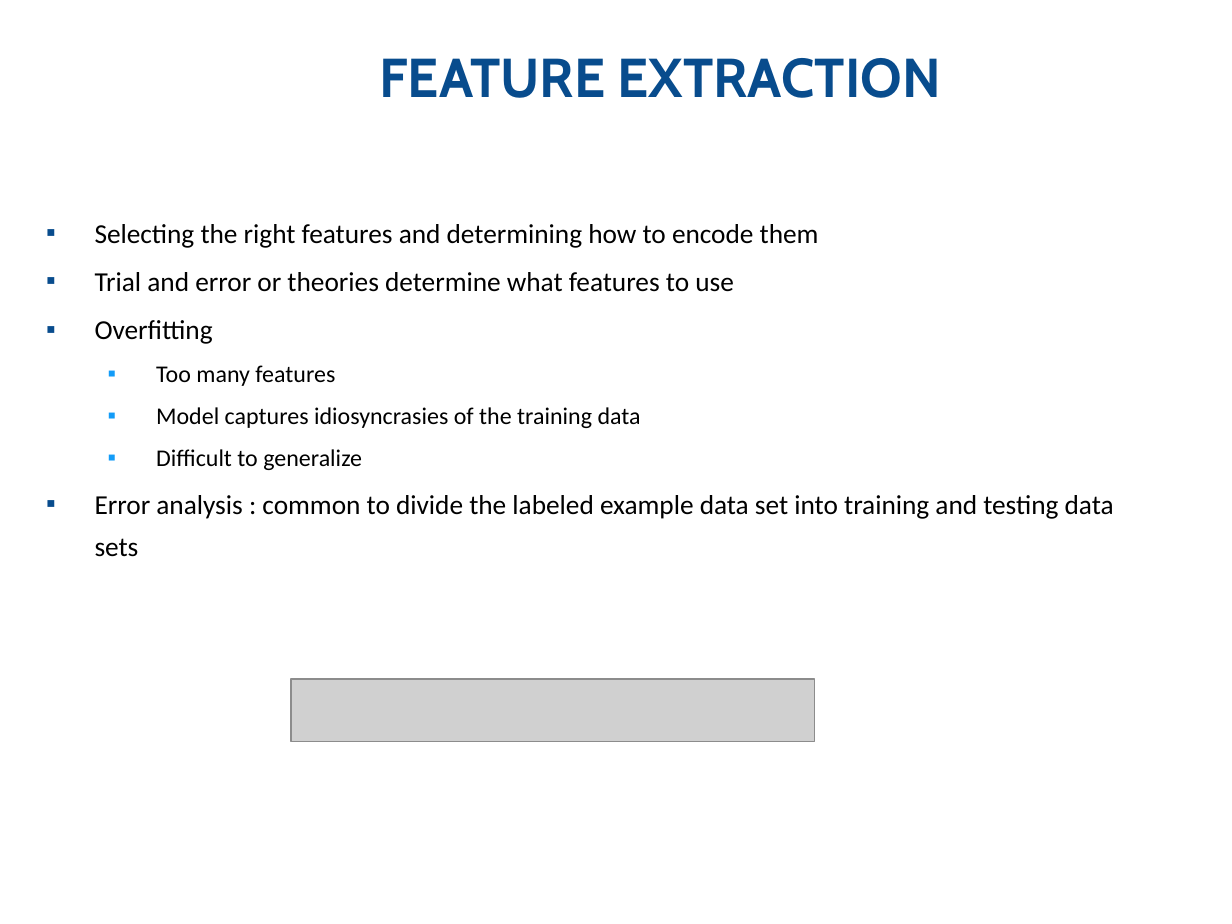
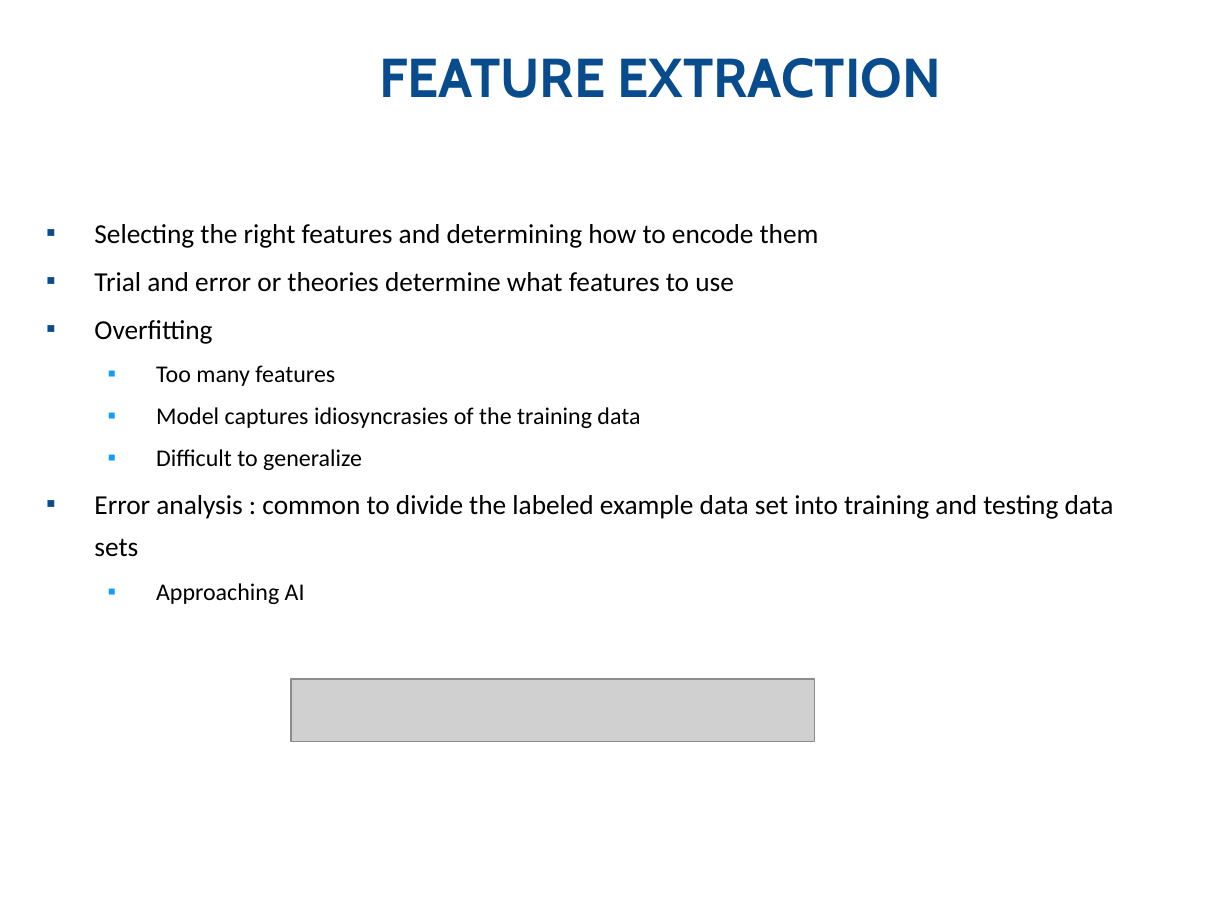
Before and after one commit to km-Poonacha/python4phd, a slide deck: slide 5 of Session 3/Python for docs - Session 3 V0.1.pptx. Drawn at 1232x924 pixels with LibreOffice and Linux fonts; fonts in the diff are those of the drawing; grey boxes stand for pictures; background and template pictures are left out. Boxes give left, top, right and bottom in pixels: in the first picture for what was removed or moved away, otherwise in the second. Text is boxed around its words. In the diff, an @@ line names an element or a change of style, - is before the commit and + after.

Commit message:
Few changes to presentation

```diff
--- a/Session 3/Python for docs - Session 3 V0.1.pptx
+++ b/Session 3/Python for docs - Session 3 V0.1.pptx
@@ text at [156,583,305,604]: paragraph added @@
+  ▪ Approaching AI
```
Also in this commit, not shown: 2 other slides changed, 1 other file.
